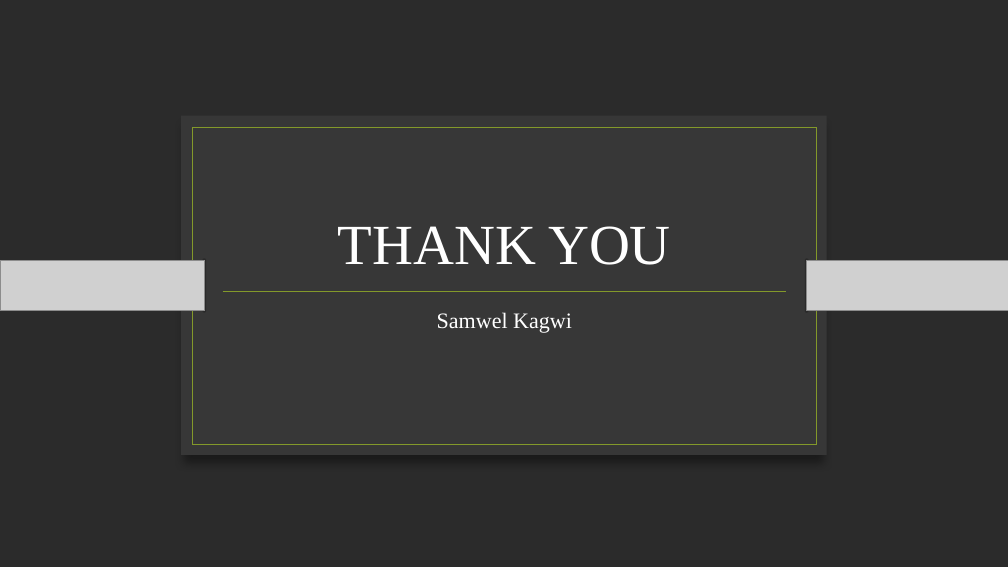
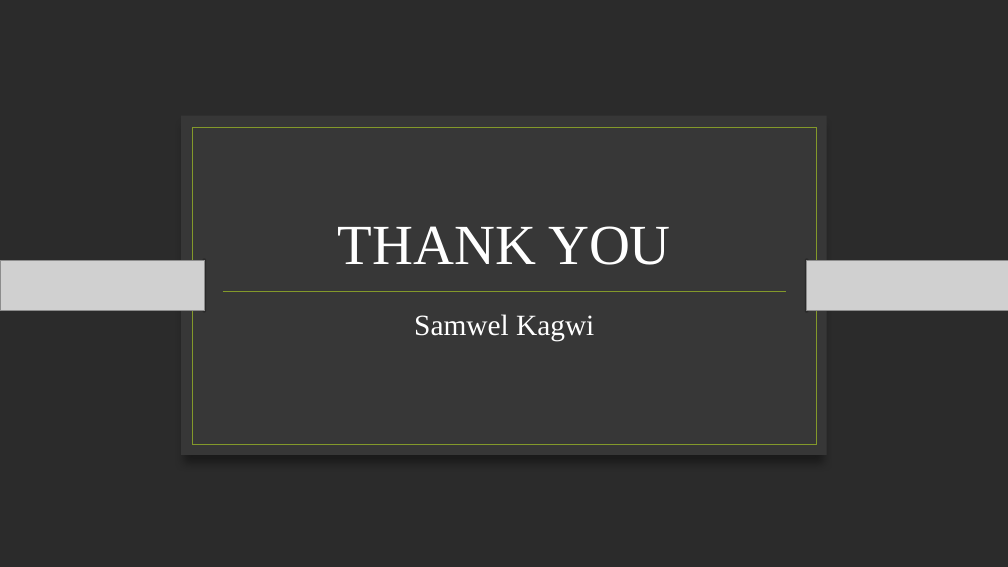
Before and after one commit to S-Kagwi/dsc-phase-1-project-v2-4, a slide deck: slide 8 of Presentation.pptx. Drawn at 1008x567 pixels with LibreOffice and Linux fonts; fonts in the diff are those of the drawing; grey boxes stand for pictures; background and template pictures are left out; a plain dark background stands for a picture behind light text. Boxes give left, top, right and bottom in pixels: in the first picture for what was removed or moved away, otherwise in the second. Text is boxed around its words. In the diff, an @@ line names an element or a change of style, - is before the commit and + after.

```diff
--- a/Presentation.pptx
+++ b/Presentation.pptx
@@ subtitle "Samwel Kagwi" at box(414, 314, 594, 341): size 21 to 28 pt; more space between paragraphs @@
```
Also in this commit, not shown: 4 other slides changed, 3 other files.
